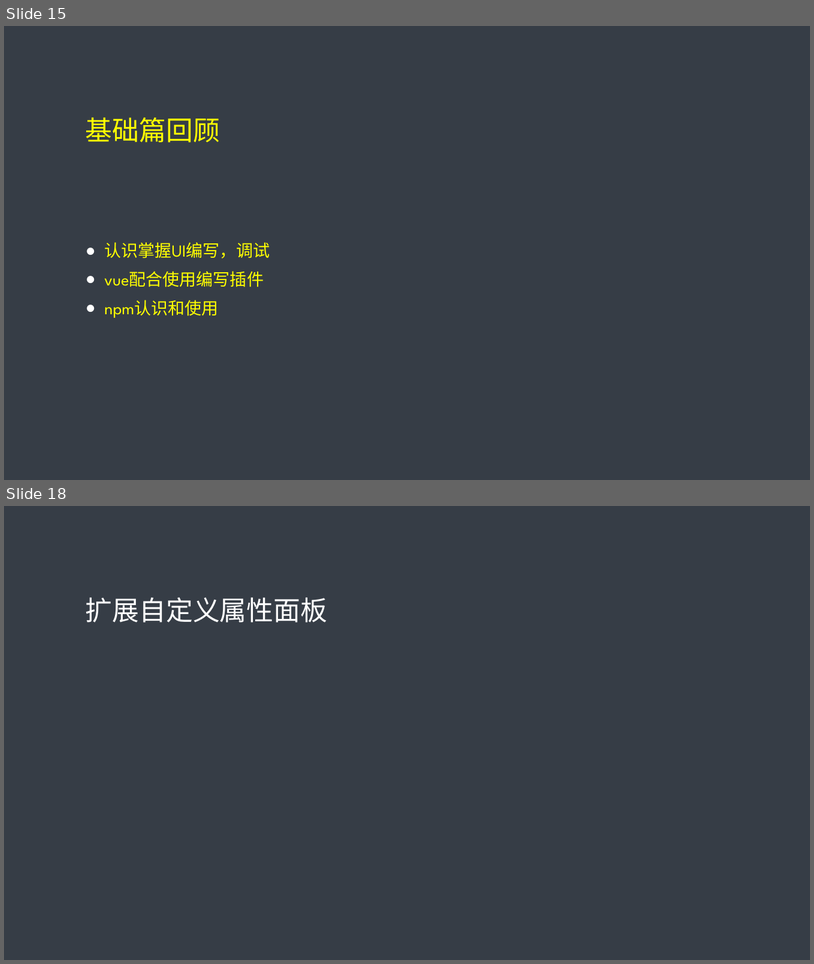
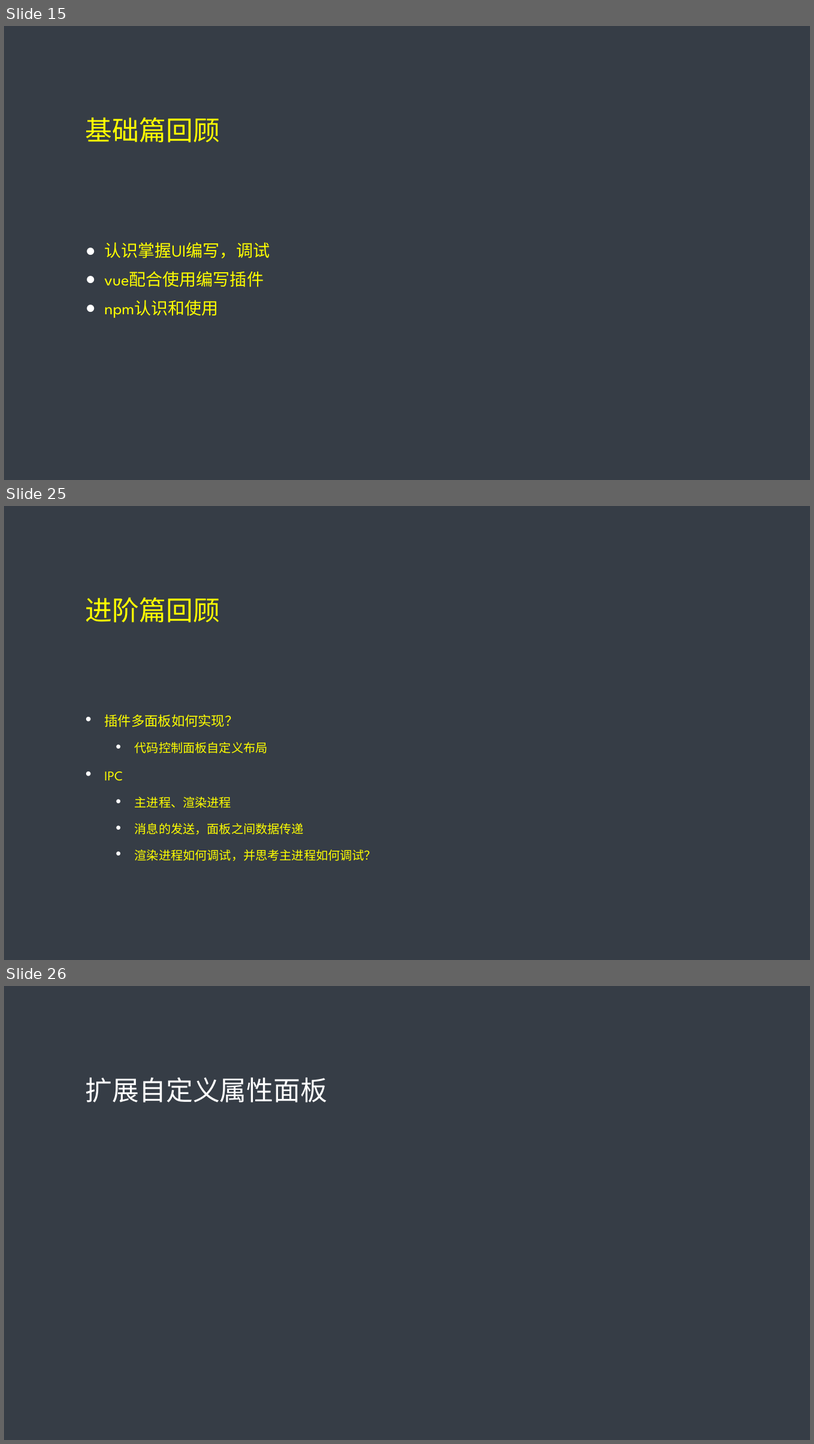
Before and after one commit to tidys/cc-plugin-train, a slide deck: 插件课程文档/插件网络课程.pptx. Shown one above the other, each under a label of ours: slides 15 and 18 before the commit, slides 15, 25 and 26 after it; the slides between them are not shown. The pictures are 814x964 and 814x1444 pixels, drawn with LibreOffice and Linux fonts; fonts in the diff are those of the drawing. Boxes give left, top, right and bottom in pixels: in the first picture for what was removed or moved away, otherwise in the second. Text is boxed around its words. In the diff, an @@ line names an element or a change of style, - is before the commit and + after.

```diff
--- a/插件课程文档/插件网络课程.pptx
+++ b/插件课程文档/插件网络课程.pptx
@@ slide 25 added at <box>4,506,810,960</box>, background #363D46 @@
@@ title added at <box>86,597,220,622</box>, 32 pt, text #FFFF00 @@
+进阶篇回顾
@@ text added at <box>104,714,377,861</box>, 18 pt, text #FFFF00, small capitals @@
+• 插件多面板如何实现？
+  • 代码控制面板自定义布局
+• ipc
+  • 主进程、渲染进程
+  • 消息的发送，面板之间数据传递
+  • 渲染进程如何调试，并思考主进程如何调试？
@@ what was slide 18 is now slide 26 @@
```
Also in this commit, not shown: 2 slides changed, 7 other slides added, 2 slides removed, 12 other files.
